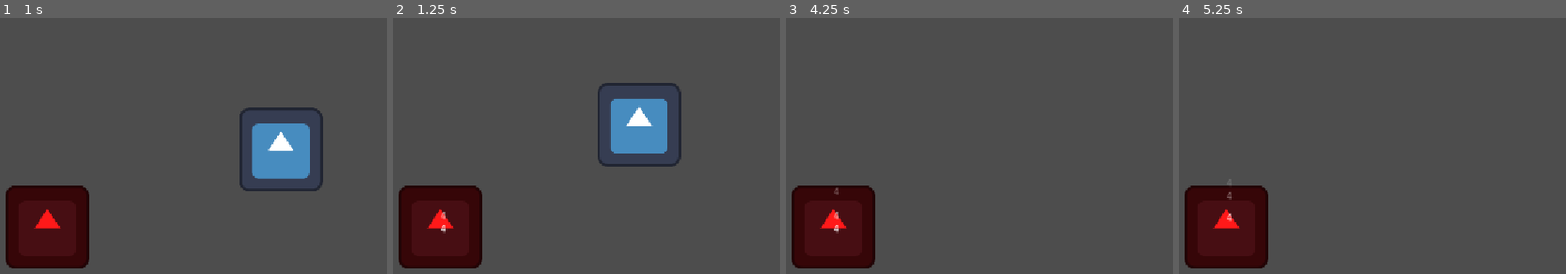
Above: before the commit, frames 1-4 (left to right).
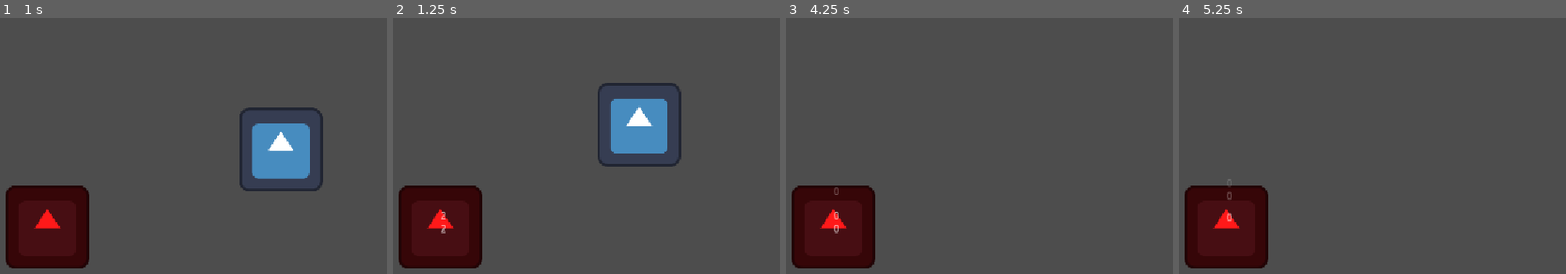
Above: after the commit, the same moments.

Repository: jonathanle03/Resolve
Game: Godot game, scene res://scenes/battle.tscn
The game is run twice, just before and just after one commit, with the same random seed, the same clock (stepped at 60 frames per second) and the same inputs. Before the commit the project has no main scene; this scene is started directly in both runs. The engine's default icon, where the game draws it, is replaced by a stand-in: a white triangle on a blue panel in a dark square.
Inputs:
- Up to frame 1 (1 s): tap Enter (ui_accept) at 0.5, 0.6, 0.77 s
- Up to frame 2 (1.25 s): tap Enter (ui_accept) at 1.07 s
- Up to frame 3 (4.25 s): tap Enter (ui_accept) at 1.35, 1.52, 1.82, 2.1, 2.85, 3.02, 3.32, 3.5, 3.6, 3.77, 4.07 s; tap Escape (ui_cancel) at 4.15 s
- Up to frame 4 (5.25 s): tap Enter (ui_accept) at 4.25, 4.35, 4.52, 4.82, 5, 5.1 s

Frame 1 is identical in both runs. In frame 2, less than 0.1% of the frame differs, in the area x 12-14%, y 75-85%; in frame 3, less than 0.1%, in the area x 12-14%, y 66-85%; in frame 4, less than 0.1%.

Commit message:
Add basic combat classes

Diff:
--- a/project.godot
+++ b/project.godot
@@ -11,6 +11,7 @@
 [application]
 
 config/name="Resolve"
+run/main_scene="uid://dsh8y6ogu1sfl"
 config/features=PackedStringArray("4.7", "Forward Plus")
 config/icon="res://icon.svg"
 
--- /dev/null
+++ b/scenes/action.gd
@@ -0,0 +1,7 @@
+class_name Action
+extends RefCounted
+
+
+var source: Combatant
+var target: Combatant
+var effects: Array[Effect]
--- /dev/null
+++ b/scenes/apply_status_effect.gd
@@ -0,0 +1,20 @@
+class_name ApplyStatusEffect
+extends Effect
+
+
+var status: StatusEffect
+
+
+func apply(source: Combatant, target: Combatant) -> Result:
+	var res := Result.new()
+
+	var poison := StatusEffect.new()
+	poison.duration = 2
+	poison.amount = 2.0
+	target.status_effects.append(poison)
+
+	res.source = source
+	res.target = target
+	res.kind = "status"
+
+	return res
--- a/scenes/battle.tscn
+++ b/scenes/battle.tscn
@@ -1,23 +1,23 @@
 [gd_scene format=3 uid="uid://dsh8y6ogu1sfl"]
 
-[ext_resource type="Texture2D" uid="uid://b7pfyanex8w1u" path="res://icon.svg" id="1_ip7xm"]
-[ext_resource type="Script" uid="uid://dgj0p46byj4ne" path="res://scripts/battle.gd" id="1_oxp8w"]
-[ext_resource type="Script" uid="uid://135xenhon7r" path="res://scripts/battle_view.gd" id="2_7sfm4"]
+[ext_resource type="Script" uid="uid://dgj0p46byj4ne" path="res://scripts/battle.gd" id="1_p1qf1"]
+[ext_resource type="Script" uid="uid://135xenhon7r" path="res://scripts/battle_view.gd" id="2_a12nh"]
+[ext_resource type="Texture2D" uid="uid://b7pfyanex8w1u" path="res://icon.svg" id="3_lpir7"]
 
 [node name="Battle" type="Node2D" unique_id=1676052002]
-script = ExtResource("1_oxp8w")
+script = ExtResource("1_p1qf1")
 
 [node name="BattleView" type="Node2D" parent="." unique_id=1864577347]
 unique_name_in_owner = true
-script = ExtResource("2_7sfm4")
+script = ExtResource("2_a12nh")
 
 [node name="EnemyUnit" type="Sprite2D" parent="BattleView" unique_id=1555885263]
 unique_name_in_owner = true
 modulate = Color(1, 0.09803922, 0.09803922, 1)
 position = Vector2(352, 320)
-texture = ExtResource("1_ip7xm")
+texture = ExtResource("3_lpir7")
 
 [node name="AllyUnit" type="Sprite2D" parent="BattleView" unique_id=1930298946]
 unique_name_in_owner = true
 position = Vector2(800, 320)
-texture = ExtResource("1_ip7xm")
+texture = ExtResource("3_lpir7")
--- /dev/null
+++ b/scenes/combatant.gd
@@ -0,0 +1,25 @@
+class_name Combatant
+extends RefCounted
+
+
+var max_hp: float
+var hp: float
+var attack: float
+var status_effects: Array[StatusEffect]
+var is_dead: bool
+
+
+func _init(max_hp: float, attack: float) -> void:
+	self.max_hp = max_hp
+	self.hp = max_hp
+	self.attack = attack
+	status_effects = []
+	is_dead = false
+
+
+func take_damage(amount: float) -> float:
+	var prev_hp = hp
+	hp -= amount
+	hp = maxf(0, hp)
+	is_dead = hp == 0
+	return prev_hp - hp
--- /dev/null
+++ b/scenes/damage_effect.gd
@@ -0,0 +1,19 @@
+class_name DamageEffect
+extends Effect
+
+
+var ratio: float = 0.5
+
+
+func apply(source: Combatant, target: Combatant) -> Result:
+	var res := Result.new()
+
+	var damage_dealt = target.take_damage(source.attack * ratio)
+
+	res.source = source
+	res.target = target
+	res.kind = "attack"
+	res.amount = damage_dealt
+	res.hp_after = target.hp
+
+	return res
--- /dev/null
+++ b/scenes/effect.gd
@@ -0,0 +1,6 @@
+class_name Effect
+extends RefCounted
+
+
+func apply(source: Combatant, target: Combatant) -> Result:
+	return Result.new()
--- /dev/null
+++ b/scenes/result.gd
@@ -0,0 +1,9 @@
+class_name Result
+extends RefCounted
+
+
+var source: Combatant
+var target: Combatant
+var kind: String
+var amount: float
+var hp_after: float
--- /dev/null
+++ b/scenes/status_effect.gd
@@ -0,0 +1,12 @@
+class_name StatusEffect
+extends RefCounted
+
+
+var duration: int
+var amount: float
+
+
+func tick(target: Combatant) -> Result:
+	var res := Result.new()
+	res.amount = target.take_damage(amount)
+	return res
--- a/scripts/battle.gd
+++ b/scripts/battle.gd
@@ -6,12 +6,35 @@
 
 @onready var _battle_view: Node2D = %BattleView
 
+var player := Combatant.new(20.0, 5.0)
+var enemy := Combatant.new(10.0, 2.0)
+var damage_effect := DamageEffect.new()
+var poison_effect := ApplyStatusEffect.new()
+var action := Action.new()
+
 
 func _ready() -> void:
 	hit_landed.connect(_battle_view.on_hit_landed)
 
+	action.source = player
+	action.target = enemy
+	action.effects.append(damage_effect)
+	action.effects.append(poison_effect)
+
 
 func _unhandled_input(event: InputEvent) -> void:
 	if event.is_action_released("ui_accept"):
-		hit_landed.emit(4)
-		print("Deal 4 damage")
+		for effect in action.effects:
+			var result := effect.apply(action.source, action.target)
+			if result.kind == "attack":
+				hit_landed.emit(result.amount)
+				print("Deal %s damage" % result.amount)
+
+	elif event.is_action_released("ui_cancel"):
+		for status_effect in enemy.status_effects:
+			var result := status_effect.tick(enemy)
+			print("Deal %s damage" % result.amount)
+
+		for status_effect in player.status_effects:
+			var result := status_effect.tick(player)
+			print("Deal %s damage" % result.amount)
--- a/scripts/battle_view.gd
+++ b/scripts/battle_view.gd
@@ -21,7 +21,7 @@
 		func () -> void:
 			var damage_label := Label.new()
 			add_child(damage_label)
-			damage_label.text = "4"
+			damage_label.text = str(floori(amount))
 			damage_label.global_position = _enemy_unit.global_position
 
 			var damage_label_tween := create_tween()
Not shown, added: scenes/action.gd.uid
Not shown, added: scenes/apply_status_effect.gd.uid
Not shown, added: scenes/combatant.gd.uid
Not shown, added: scenes/damage_effect.gd.uid
Not shown, added: scenes/effect.gd.uid
Not shown, added: scenes/result.gd.uid
Not shown, added: scenes/status_effect.gd.uid
